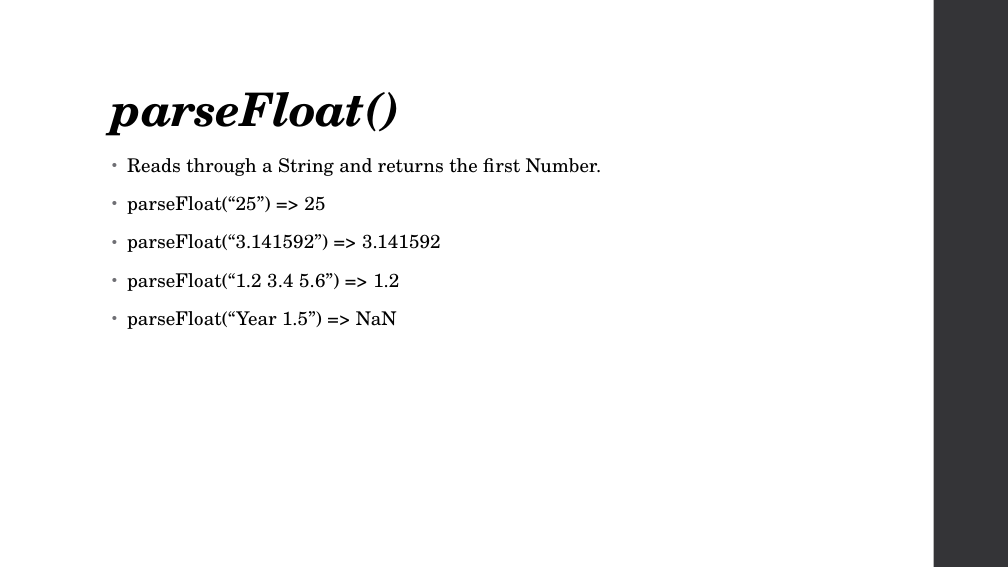
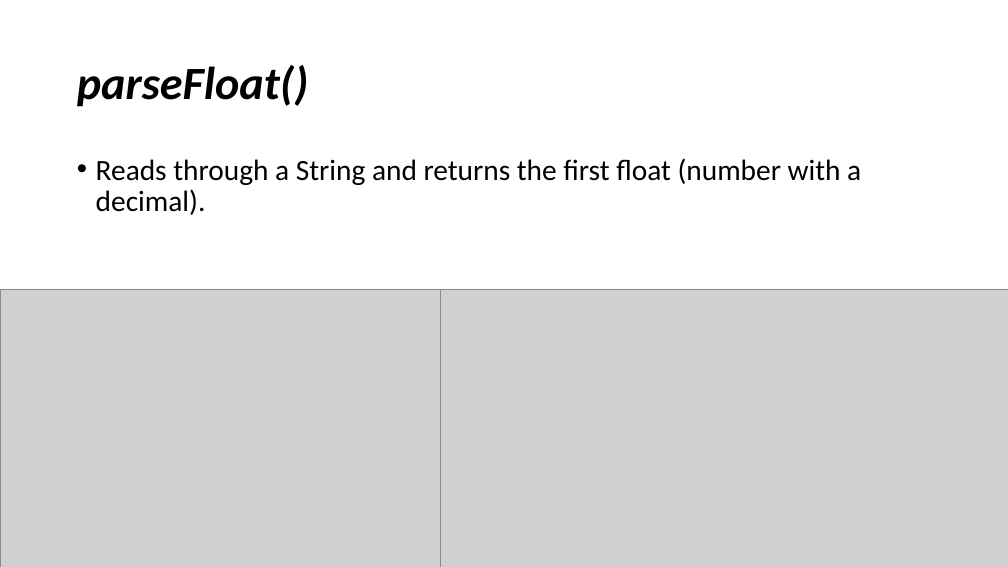
Before and after one commit to YWCANWIL-TechLab/Module4-DataTypes-Day1, a slide deck: slide 25 of slides/Numbers.pptx (slide 20 before the commit). Drawn at 1008x567 pixels with LibreOffice and Linux fonts; fonts in the diff are those of the drawing; grey boxes stand for pictures. Boxes give left, top, right and bottom in pixels: in the first picture for what was removed or moved away, otherwise in the second. Text is boxed around its words. In the diff, an @@ line names an element or a change of style, - is before the commit and + after.

Commit message:
Updated Numbers PowerPoint

```diff
--- a/slides/Numbers.pptx
+++ b/slides/Numbers.pptx
@@ rectangle removed at box(934, 0, 1008, 567) @@
@@ title "parseFloat()": place and size @@
-title "parseFloat()" at box(112, 92, 401, 136)
+title "parseFloat()" at box(77, 65, 309, 107)
@@ title "parseFloat()" at box(77, 65, 309, 107): font TeX Gyre Schola to Calibri, letter spacing -0.5 to 0 pt; vertical alignment bottom to middle @@
@@ text at box(96, 158, 861, 215): text changed; size 18 to 28 pt; font TeX Gyre Schola to Calibri @@
-• Reads through a String and returns the first Number.
-• parseFloat(“25”) => 25
-• parseFloat(“3.141592”) => 3.141592
-• parseFloat(“1.2 3.4 5.6”) => 1.2
-• parseFloat(“Year 1.5”) => NaN
+• Reads through a String and returns the first float (number with a decimal).
@@ picture added at box(0, 289, 441, 567) @@
@@ picture added at box(441, 289, 1008, 567) @@
```
Also in this commit, not shown: 21 other slides changed, 5 slides added, 1 other file.
